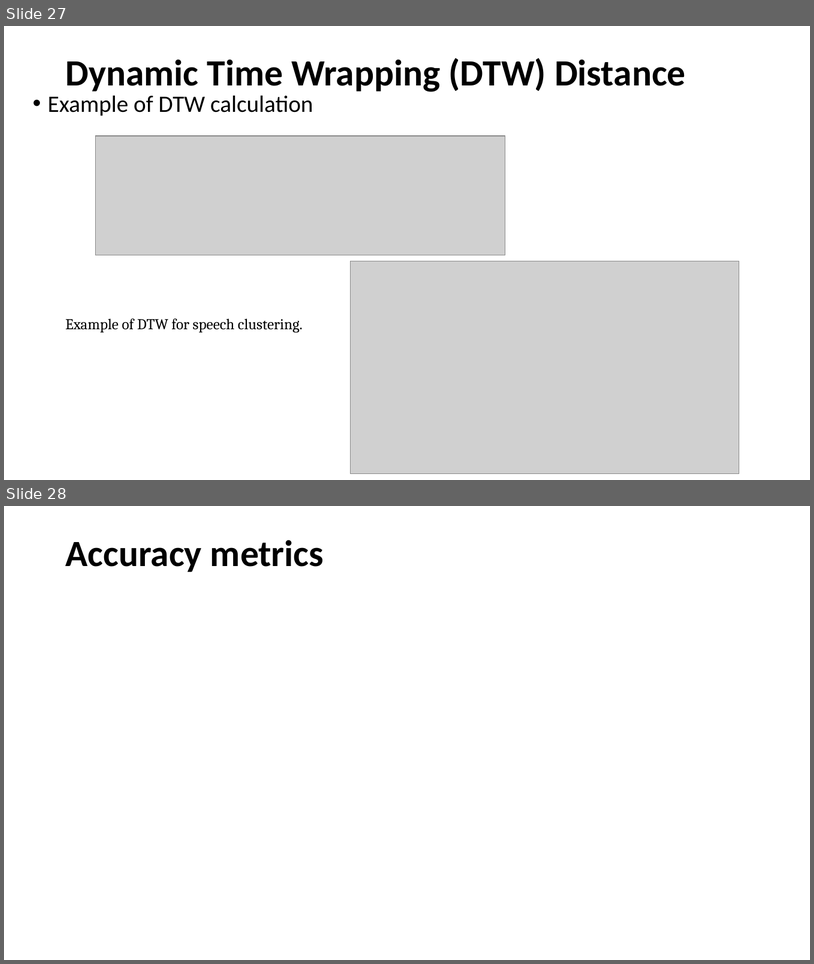
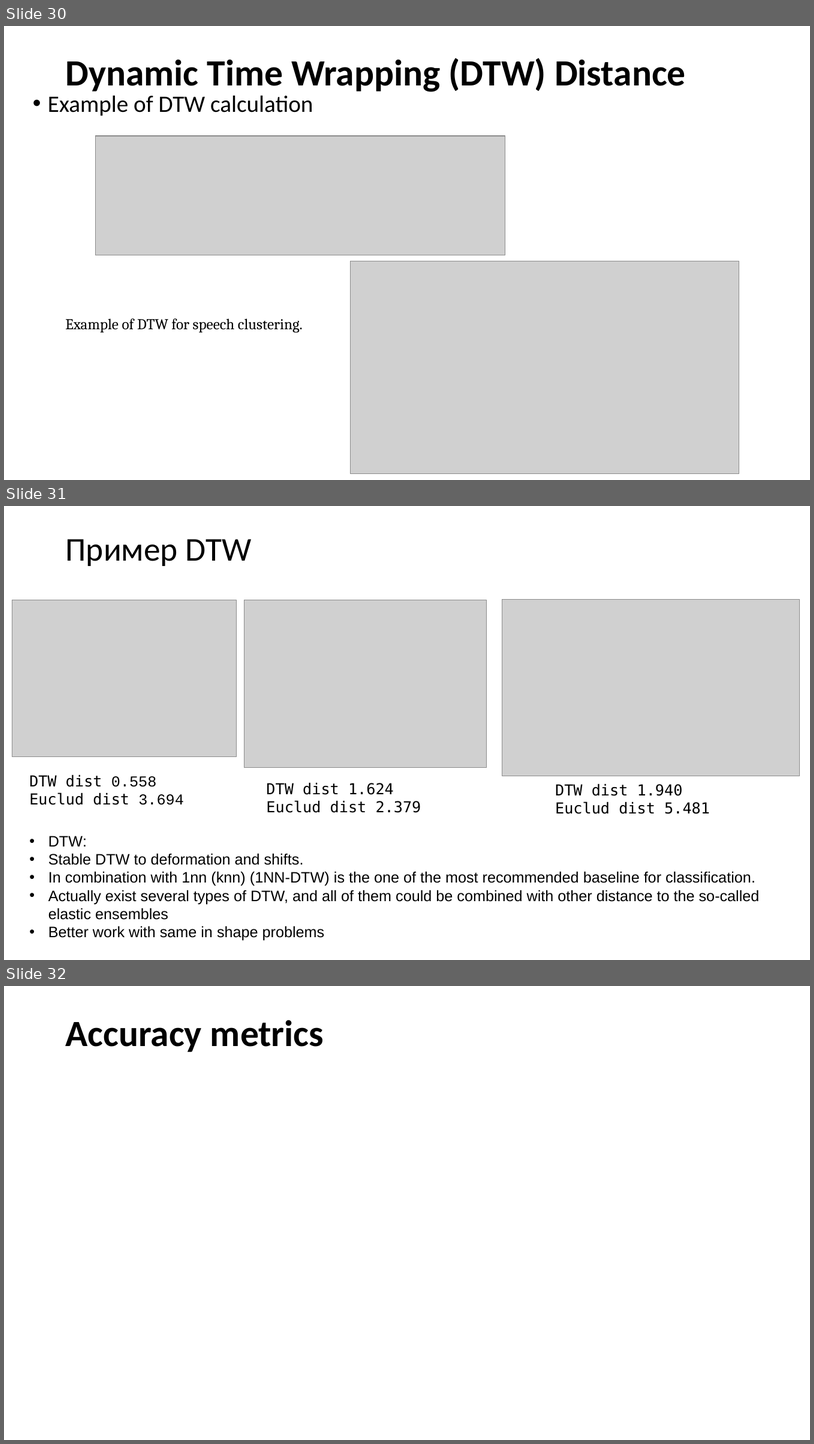
Before and after one commit to MVRonkin/Time-Series-Analysis-Lectures-and-Workshops, a slide deck: lectures/lec6.pptx. Shown one above the other, each under a label of ours: slides 27 and 28 before the commit, slides 30, 31 and 32 after it. The pictures are 814x964 and 814x1444 pixels, drawn with LibreOffice and Linux fonts; fonts in the diff are those of the drawing; grey boxes stand for pictures. Boxes give left, top, right and bottom in pixels: in the first picture for what was removed or moved away, otherwise in the second. Text is boxed around its words. In the diff, an @@ line names an element or a change of style, - is before the commit and + after.

```diff
--- a/lectures/lec6.pptx
+++ b/lectures/lec6.pptx
@@ slide 31 added at <box>4,506,810,960</box>, background #FFFFFF @@
@@ title added at <box>65,539,252,566</box>, 39.6 pt, text #000000 @@
+Пример DTW
@@ picture added at <box>12,600,236,757</box> @@
@@ picture added at <box>245,600,488,768</box> @@
@@ picture added at <box>503,599,800,776</box> @@
@@ text added at <box>29,775,184,805</box>, 18 pt, text #000000 @@
+DTW dist 0.558
+Euclud dist 3.694
@@ text added at <box>266,783,422,813</box>, 18 pt, text #000000 @@
+DTW dist 1.624
+Euclud dist 2.379
@@ text added at <box>555,784,710,814</box>, 18 pt, text #000000 @@
+DTW dist 1.940
+Euclud dist 5.481
@@ text added at <box>48,835,760,940</box>, 18 pt, text #000000 @@
+• DTW:
+• Stable DTW to deformation and shifts.
+• In combination with 1nn (knn) (1NN-DTW) is the one of the most recommended baseline for classification.
+• Actually exist several types of DTW, and all of them could be combined with other distance to the so-called elastic ensembles
+• Better work with same in shape problems
@@ what was slide 27 is now slide 30 @@
@@ what was slide 28 is now slide 32 @@
```
Also in this commit, not shown: 5 slides changed, 3 other slides added, 3 other files.
